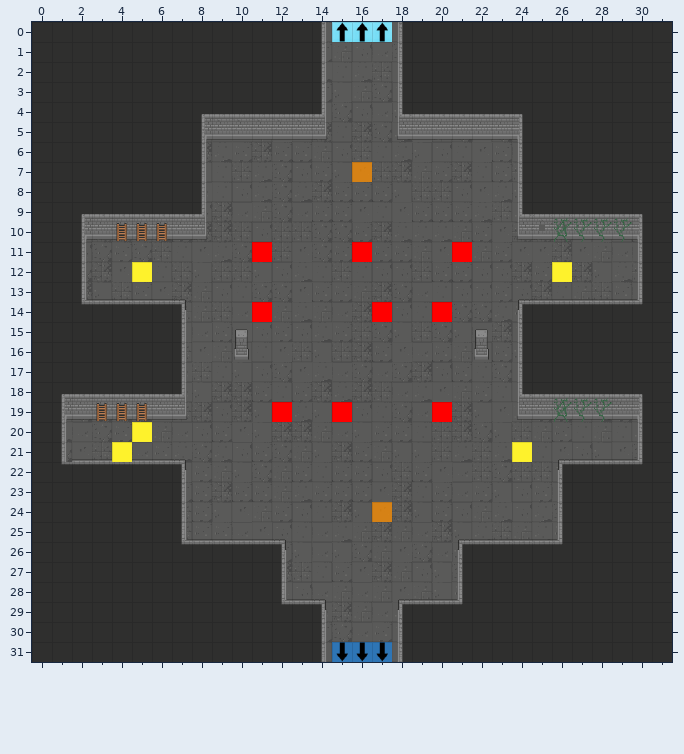
One commit to this Tiled map: GrupaTNT/Assets/Resources/RoomData/ROOM_2_NS_3.tmx. Above, as it was before the edit.
Cells are 32x32 px. Shown: x 0..31, y 0..31.
And afterwards:
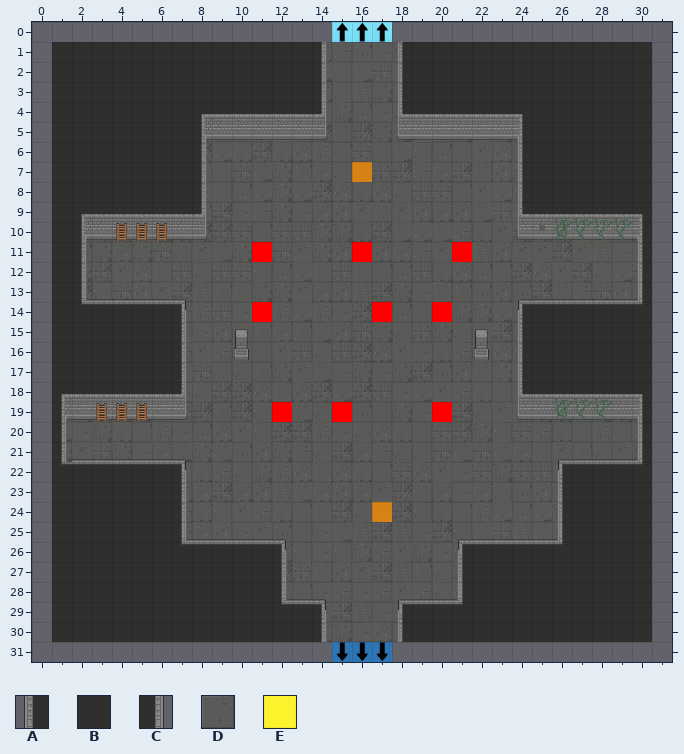
Key: from "Dungeon_Tileset_2": A 16, B 17, C 18, D 88; from "flags": E 9.
_ is an empty cell, # one hidden under a higher layer.
Difference:
{"where": "layer \"Floor\""}
{"y":0,"x":14,"old":"D","new":"_"}
{"y":0,"x":18,"old":"D","new":"_"}
{"y":14,"x":0,"old":"#","new":"_"}
{"y":14,"x":31,"old":"#","new":"_"}
{"y":15,"x":0,"old":"#","new":"_"}
{"y":15,"x":31,"old":"#","new":"_"}
{"y":16,"x":0,"old":"#","new":"_"}
{"y":16,"x":31,"old":"#","new":"_"}
{"y":17,"x":0,"old":"#","new":"_"}
{"y":17,"x":31,"old":"#","new":"_"}
{"y":18,"x":0,"old":"#","new":"_"}
{"y":18,"x":31,"old":"#","new":"_"}
{"y":31,"x":14,"old":"D","new":"_"}
{"y":31,"x":18,"old":"D","new":"_"}
{"where": "layer \"Walls\""}
{"y":0,"x":0,"old":"BBBBBBBBBBBBBBC","new":"_______________"}
{"y":0,"x":18,"old":"ABBBBBBBBBBBBB","new":"______________"}
{"y":1,"x":0,"old":"B","new":"_"}
{"y":1,"x":31,"old":"B","new":"_"}
{"y":2,"x":0,"old":"B","new":"_"}
{"y":2,"x":31,"old":"B","new":"_"}
{"y":3,"x":0,"old":"B","new":"_"}
{"y":3,"x":31,"old":"B","new":"_"}
{"y":4,"x":0,"old":"B","new":"_"}
{"y":4,"x":31,"old":"B","new":"_"}
{"y":5,"x":0,"old":"B","new":"_"}
{"y":5,"x":31,"old":"B","new":"_"}
{"y":6,"x":0,"old":"B","new":"_"}
{"y":6,"x":31,"old":"B","new":"_"}
{"y":7,"x":0,"old":"B","new":"_"}
{"y":7,"x":31,"old":"B","new":"_"}
{"y":8,"x":0,"old":"B","new":"_"}
{"y":8,"x":31,"old":"B","new":"_"}
{"y":9,"x":0,"old":"B","new":"_"}
{"y":9,"x":31,"old":"B","new":"_"}
{"y":10,"x":0,"old":"B","new":"_"}
{"y":10,"x":31,"old":"B","new":"_"}
{"y":11,"x":0,"old":"B","new":"_"}
{"y":11,"x":31,"old":"B","new":"_"}
{"y":12,"x":0,"old":"B","new":"_"}
{"y":12,"x":31,"old":"B","new":"_"}
{"y":13,"x":0,"old":"B","new":"_"}
{"y":13,"x":31,"old":"B","new":"_"}
{"y":14,"x":0,"old":"B","new":"_"}
{"y":14,"x":31,"old":"B","new":"_"}
{"y":15,"x":0,"old":"B","new":"_"}
{"y":15,"x":31,"old":"B","new":"_"}
{"y":16,"x":0,"old":"B","new":"_"}
{"y":16,"x":31,"old":"B","new":"_"}
{"y":17,"x":0,"old":"B","new":"_"}
{"y":17,"x":31,"old":"B","new":"_"}
{"y":18,"x":0,"old":"B","new":"_"}
{"y":18,"x":31,"old":"B","new":"_"}
{"y":19,"x":0,"old":"B","new":"_"}
{"y":19,"x":31,"old":"B","new":"_"}
{"y":20,"x":0,"old":"B","new":"_"}
{"y":20,"x":31,"old":"B","new":"_"}
{"y":21,"x":0,"old":"B","new":"_"}
{"y":21,"x":31,"old":"B","new":"_"}
{"y":22,"x":0,"old":"B","new":"_"}
{"y":22,"x":31,"old":"B","new":"_"}
{"y":23,"x":0,"old":"B","new":"_"}
{"y":23,"x":31,"old":"B","new":"_"}
{"y":24,"x":0,"old":"B","new":"_"}
{"y":24,"x":31,"old":"B","new":"_"}
{"y":25,"x":0,"old":"B","new":"_"}
{"y":25,"x":31,"old":"B","new":"_"}
{"y":26,"x":0,"old":"B","new":"_"}
{"y":26,"x":31,"old":"B","new":"_"}
{"y":27,"x":0,"old":"B","new":"_"}
{"y":27,"x":31,"old":"B","new":"_"}
{"y":28,"x":0,"old":"B","new":"_"}
{"y":28,"x":31,"old":"B","new":"_"}
{"y":29,"x":0,"old":"B","new":"_"}
{"y":29,"x":31,"old":"B","new":"_"}
{"y":30,"x":0,"old":"B","new":"_"}
{"y":30,"x":31,"old":"B","new":"_"}
{"y":31,"x":0,"old":"BBBBBBBBBBBBBBC","new":"_______________"}
{"y":31,"x":18,"old":"ABBBBBBBBBBBBB","new":"______________"}
{"where": "layer \"Flags\""}
{"y":12,"x":5,"old":"E","new":"_"}
{"y":12,"x":26,"old":"E","new":"_"}
{"y":20,"x":5,"old":"E","new":"_"}
{"y":21,"x":4,"old":"E","new":"_"}
{"y":21,"x":24,"old":"E","new":"_"}
